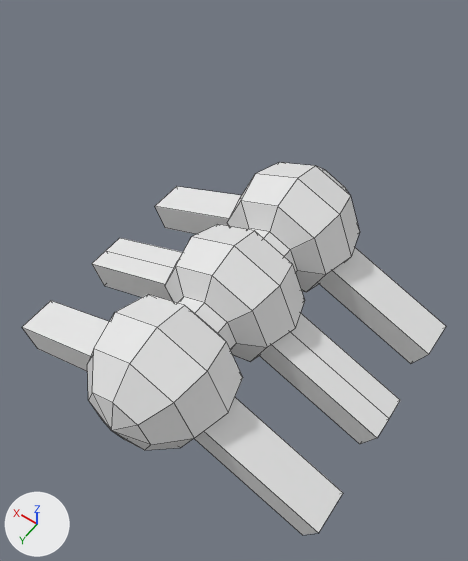
An edit to the Blender file Assets/Objects/AntAssets.blend, drawn before and after from the same camera.
One viewpoint serves both versions: a 50 mm lens placed at (-3.15, 4.41, 7.22), pointed at (-0.09, 0.13, 0.48). Lighting does not change. The marker at lower left points along +X, +Y and +Z. Mesh edges are drawn as thin lines. The same objects are shown in both versions, whatever each file hides.

The first picture shows 'Ant'.
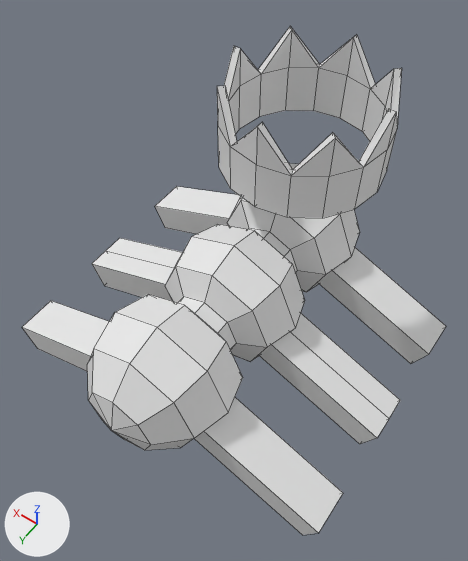
Pixel boxes (x1, y1, x2, y2) of what changed, in the pictures (468 x 561 px):
'Ant', reshaped, modifiers changed (36% taller): before (22, 162, 446, 535); after (22, 26, 446, 535)
part 1 of me_sphere, added: after (217, 26, 402, 218)
part 2 of me_sphere, added: after (87, 237, 389, 450)

Diff of the bpy script that builds the scene:
```diff
--- a/Assets/Objects/AntAssets.blend.py
+++ b/Assets/Objects/AntAssets.blend.py
@@ me_sphere @@
 # used by ob_ant; location = (0.0, 0.0, 0.0); rotation_euler = (1.571, 0.0, 0.0), in degrees (90, 0, 0)
-me_sphere.from_pydata(...)  # 57 vertices, 44 faces; spans x 0.0..2.57, y -1.27..1.0, z 0.0..2.52
+me_sphere.from_pydata(...)  # 151 vertices, 139 faces; spans x 0.0..2.57, y -1.27..2.59, z -2.52..2.71
+# me_sphere part 1: a new loose piece of 46 vertices spanning x 0.0..1.14, y 1.33..2.59, z 0.44..2.71
+# me_sphere part 2
+# 35 vertices are added at x 0.0..2.57, y -1.27..1.0, z -2.52..-0.34
+# 5 new vertices lie (0.0, 0.0, 0.2) away from vertices in x 0.0..0.5, y -0.5..0.5, z -0.85
+# 37 new faces join them
@@ ob_ant @@
 _m = ob_ant.modifiers.new('Mirror', 'MIRROR')
-_m.use_axis = (True, False, True)
 _m.use_clip = True
```
